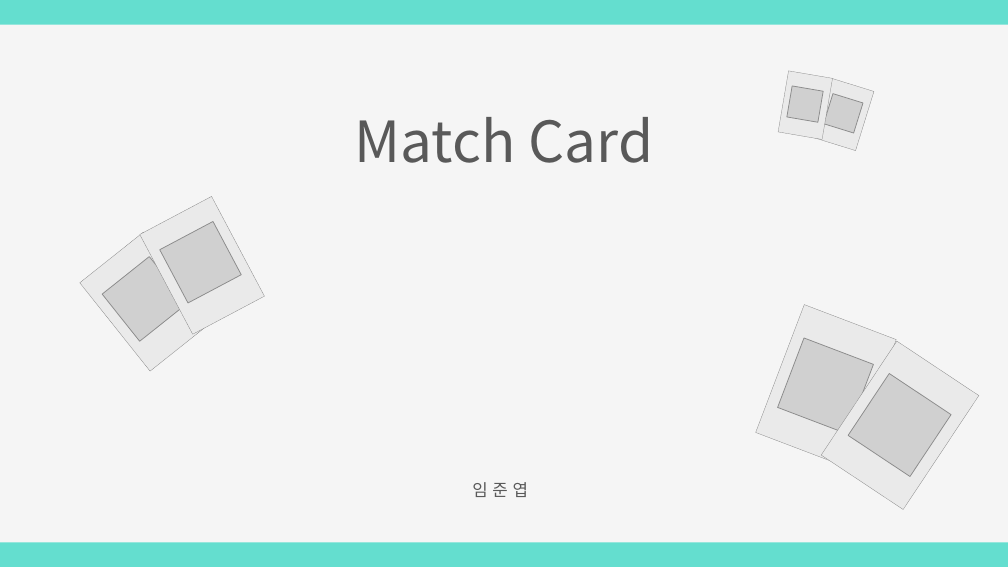
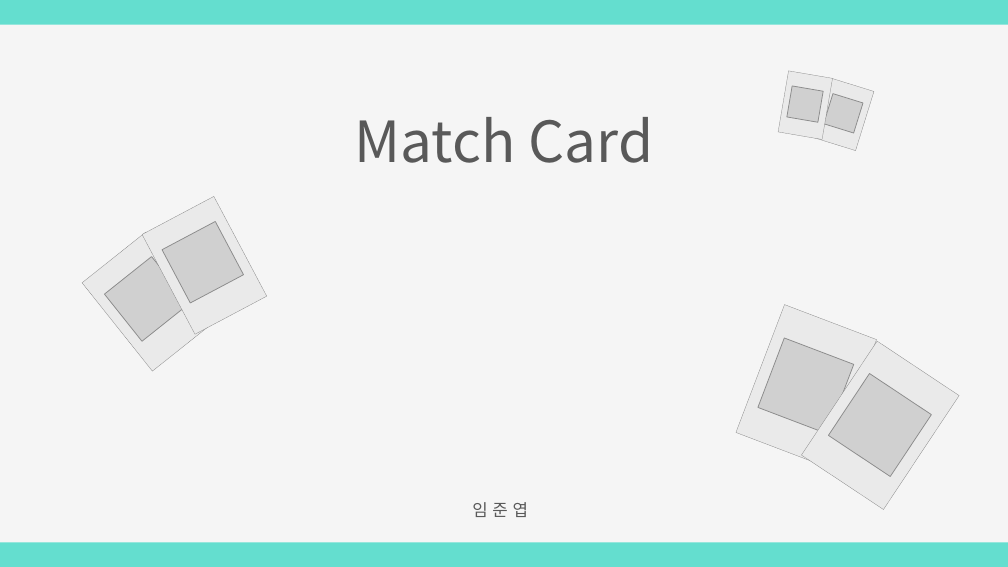
Before and after one commit to lim7635/MatchCard, a slide deck: slide 1 of MatchCard.pptx. Drawn at 1008x567 pixels with LibreOffice and Linux fonts; fonts in the diff are those of the drawing; grey boxes stand for pictures. Boxes give left, top, right and bottom in pixels: in the first picture for what was removed or moved away, otherwise in the second. Text is boxed around its words. In the diff, an @@ line names an element or a change of style, - is before the commit and + after.

```diff
--- a/MatchCard.pptx
+++ b/MatchCard.pptx
@@ 2 rectangles, 2 pictures: place and size @@
-2 rectangles, 2 pictures at [756,305,979,510]
+2 rectangles, 2 pictures at [736,305,959,510]
@@ text "임 준 엽": place and size @@
-text "임 준 엽" at [472,482,528,497]
+text "임 준 엽" at [472,502,528,517]
```
Also in this commit, not shown: 7 other slides changed, 11 slides added, 6 slides removed, 8 other files.
